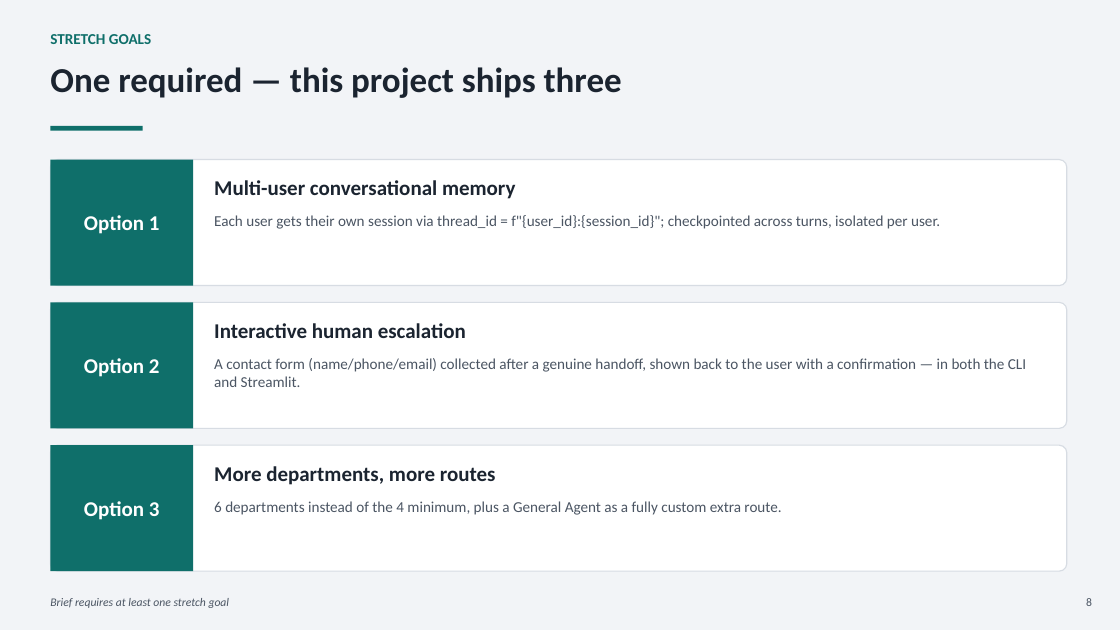
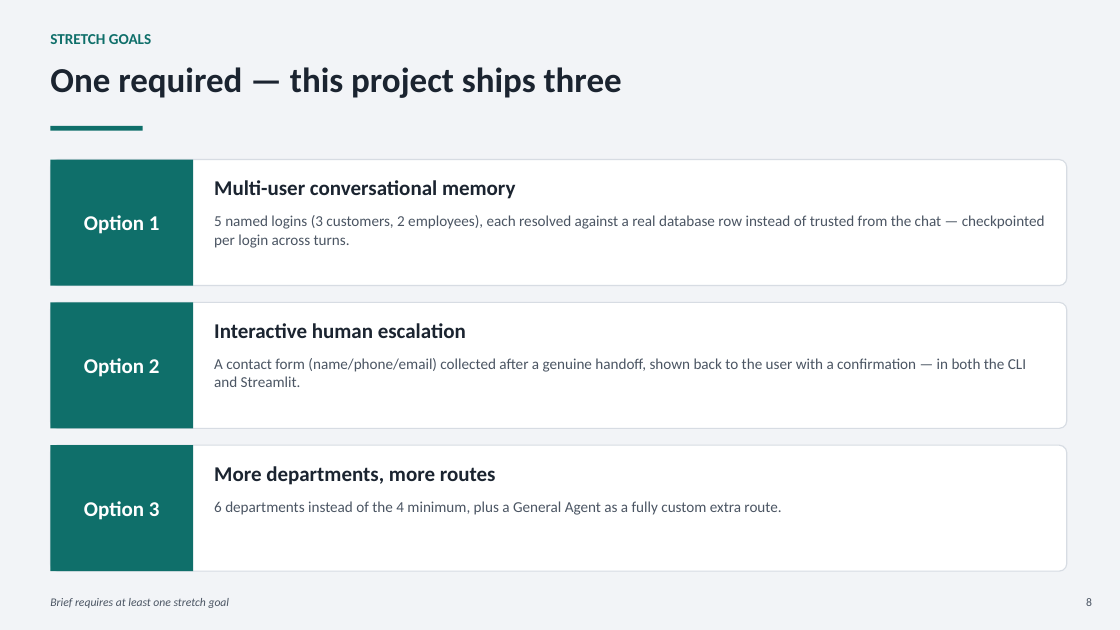
Before and after one commit to Anuj3126/agentic-support-assistant, a slide deck: slide 8 of ShopUNow_Capstone_Presentation.pptx. Drawn at 1120x630 pixels with LibreOffice and Linux fonts; fonts in the diff are those of the drawing. Boxes give left, top, right and bottom in pixels: in the first picture for what was removed or moved away, otherwise in the second. Text is boxed around its words. In the diff, an @@ line names an element or a change of style, - is before the commit and + after.

Commit message:
Update capstone presentation to match the current implementation
Covers what's shipped since the initial deck: SQL-injection guardrail,
verified-identity login (replacing the old composed thread_id), SQLite in the
tech stack, and current test counts (88 total). Testing slide's "bugs found"
now leads with the identity-spoofing and web-search-crash fixes.

```diff
--- a/ShopUNow_Capstone_Presentation.pptx
+++ b/ShopUNow_Capstone_Presentation.pptx
@@ text at (x1=214, y1=215, x2=1045, y2=248): text changed @@
-Each user gets their own session via thread_id = f"{user_id}:{session_id}"; checkpointed across turns, isolated per user.
+5 named logins (3 customers, 2 employees), each resolved against a real database row instead of trusted from the chat — checkpointed per login across turns.
```
Also in this commit, not shown: 6 other slides changed.
